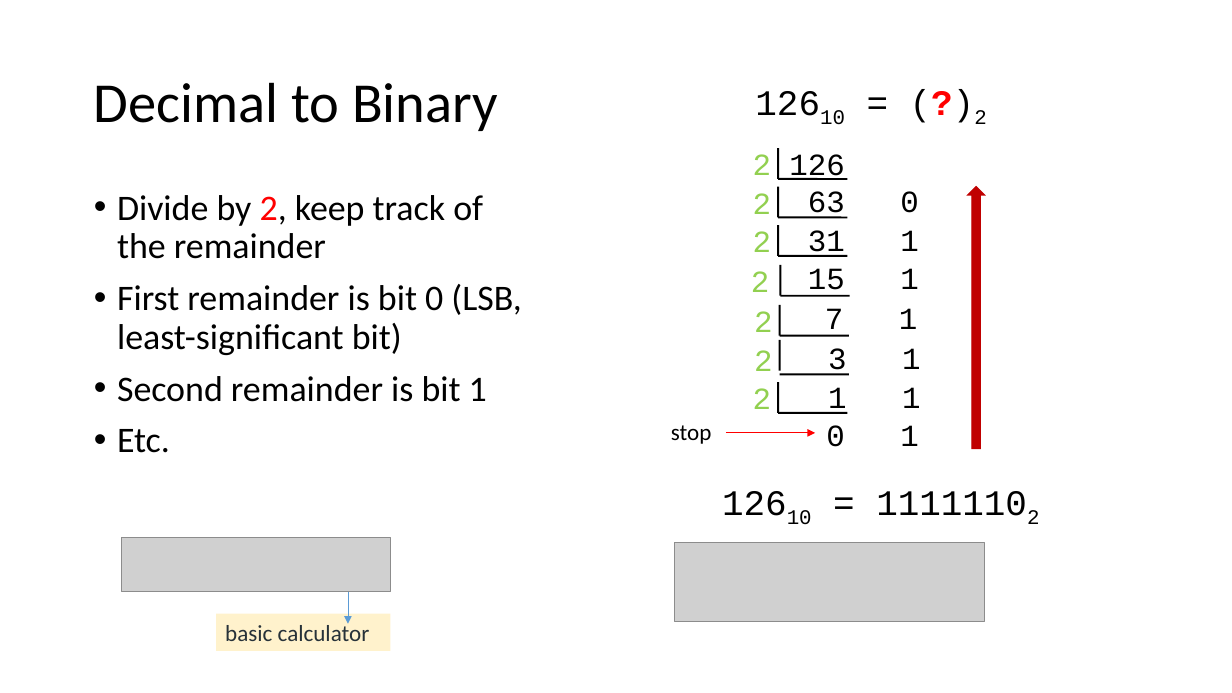
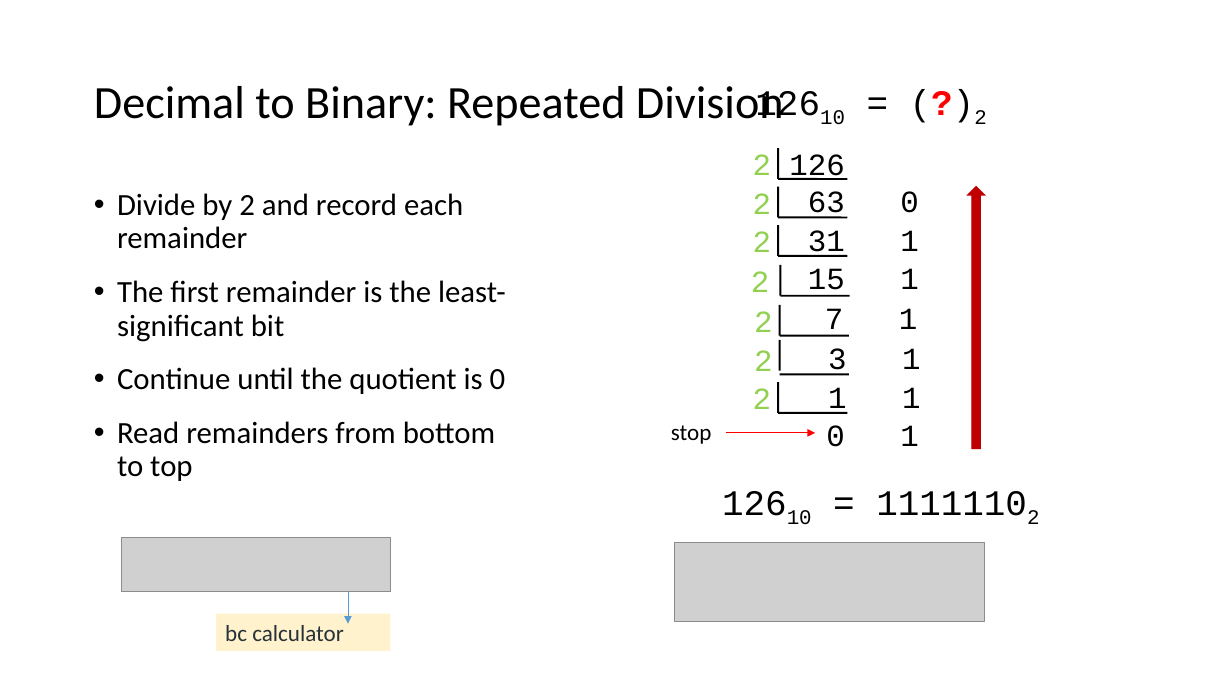
Before and after one commit to frankwxu/Digital-Forensics-Basic-Book, a slide deck: slide 12 of PPTs/Ch2_Number_Systems_for_Digital_Forensics.pptx. Drawn at 1232x693 pixels with LibreOffice and Linux fonts; fonts in the diff are those of the drawing; grey boxes stand for pictures; background and template pictures are left out. Boxes give left, top, right and bottom in pixels: in the first picture for what was removed or moved away, otherwise in the second. Text is boxed around its words. In the diff, an @@ line names an element or a change of style, - is before the commit and + after.

```diff
--- a/PPTs/Ch2_Number_Systems_for_Digital_Forensics.pptx
+++ b/PPTs/Ch2_Number_Systems_for_Digital_Forensics.pptx
@@ title at <box>94,86,784,126</box>: text changed; size 44 to 36 pt @@
-Decimal to Binary
+Decimal to Binary: Repeated Division
@@ text at <box>117,193,506,481</box>: text changed; size 28 to 24 pt @@
-• Divide by 2, keep track of the remainder
-• First remainder is bit 0 (LSB, least-significant bit)
-• Second remainder is bit 1
-• Etc.
+• Divide by 2 and record each remainder
+• The first remainder is the least-significant bit
+• Continue until the quotient is 0
+• Read remainders from bottom to top
@@ text in rectangle at <box>225,625,344,641</box>: text changed @@
-basic calculator
+bc calculator
```
Also in this commit, not shown: 35 other slides changed, 5 slides added, 4 slides removed.
